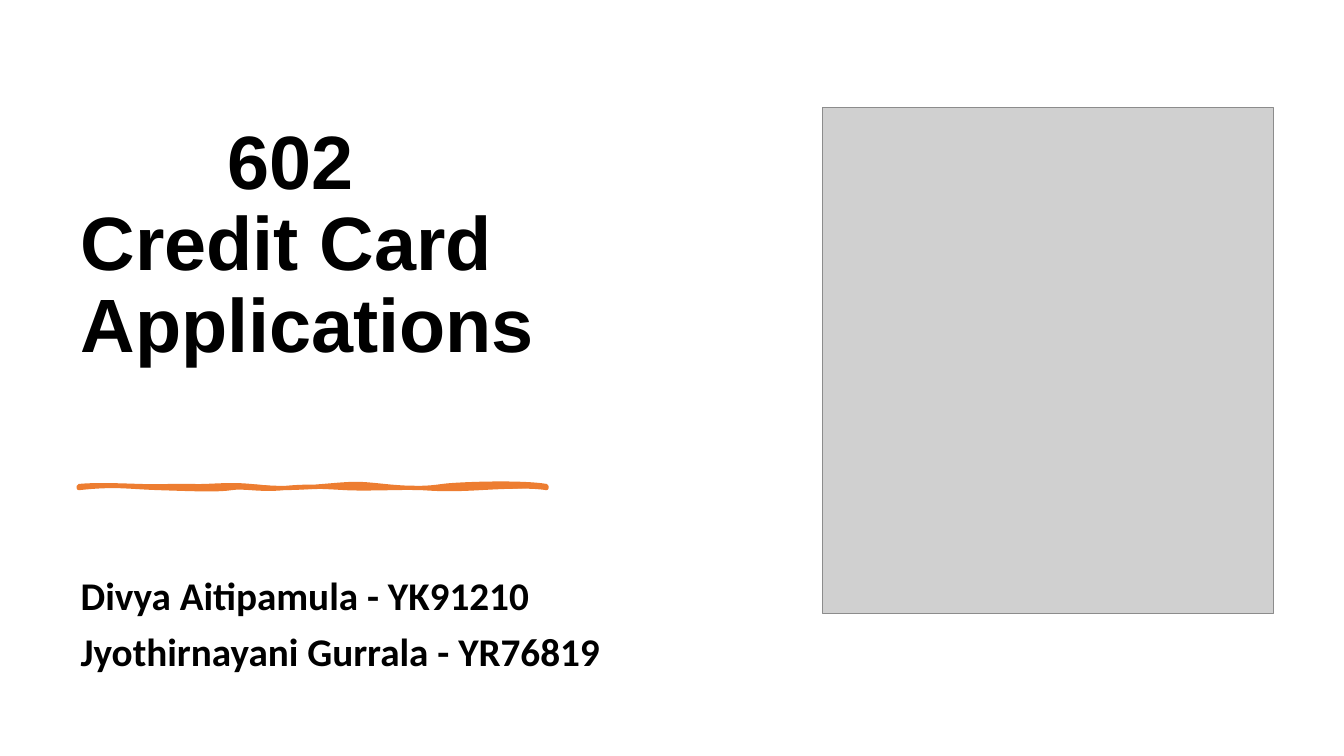
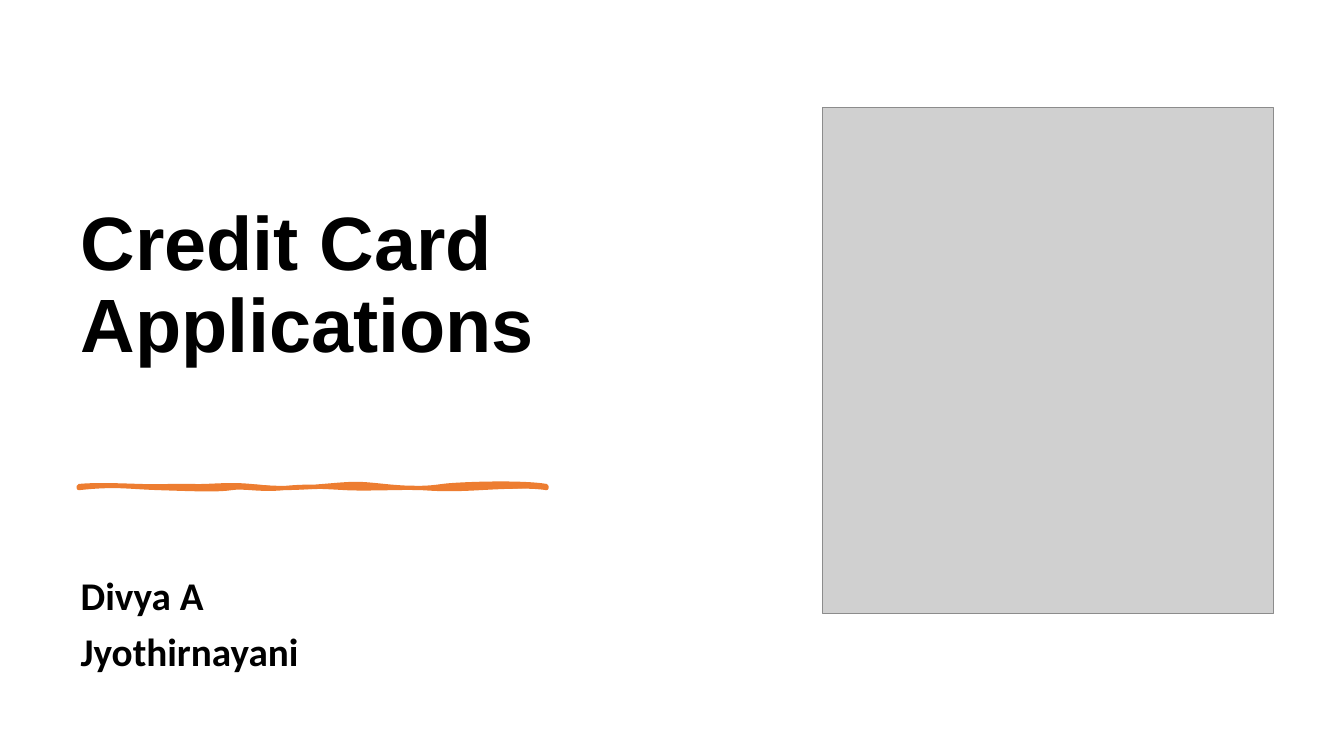
Before and after one commit to DivyaAiti/creditCardApplications, a slide deck: slide 1 of DivyaaAitipamula_TermProject.pptx. Drawn at 1344x756 pixels with LibreOffice and Linux fonts; fonts in the diff are those of the drawing; grey boxes stand for pictures. Boxes give left, top, right and bottom in pixels: in the first picture for what was removed or moved away, otherwise in the second. Text is boxed around its words. In the diff, an @@ line names an element or a change of style, - is before the commit and + after.

```diff
--- a/DivyaaAitipamula_TermProject.pptx
+++ b/DivyaaAitipamula_TermProject.pptx
@@ title at (81,215,534,366): text changed @@
-602
-Credit Card Applications
+Credit Card Applications
@@ subtitle at (81,582,299,672): text changed @@
-Divya Aitipamula - YK91210
-Jyothirnayani Gurrala - YR76819
+Divya A
+Jyothirnayani
```
